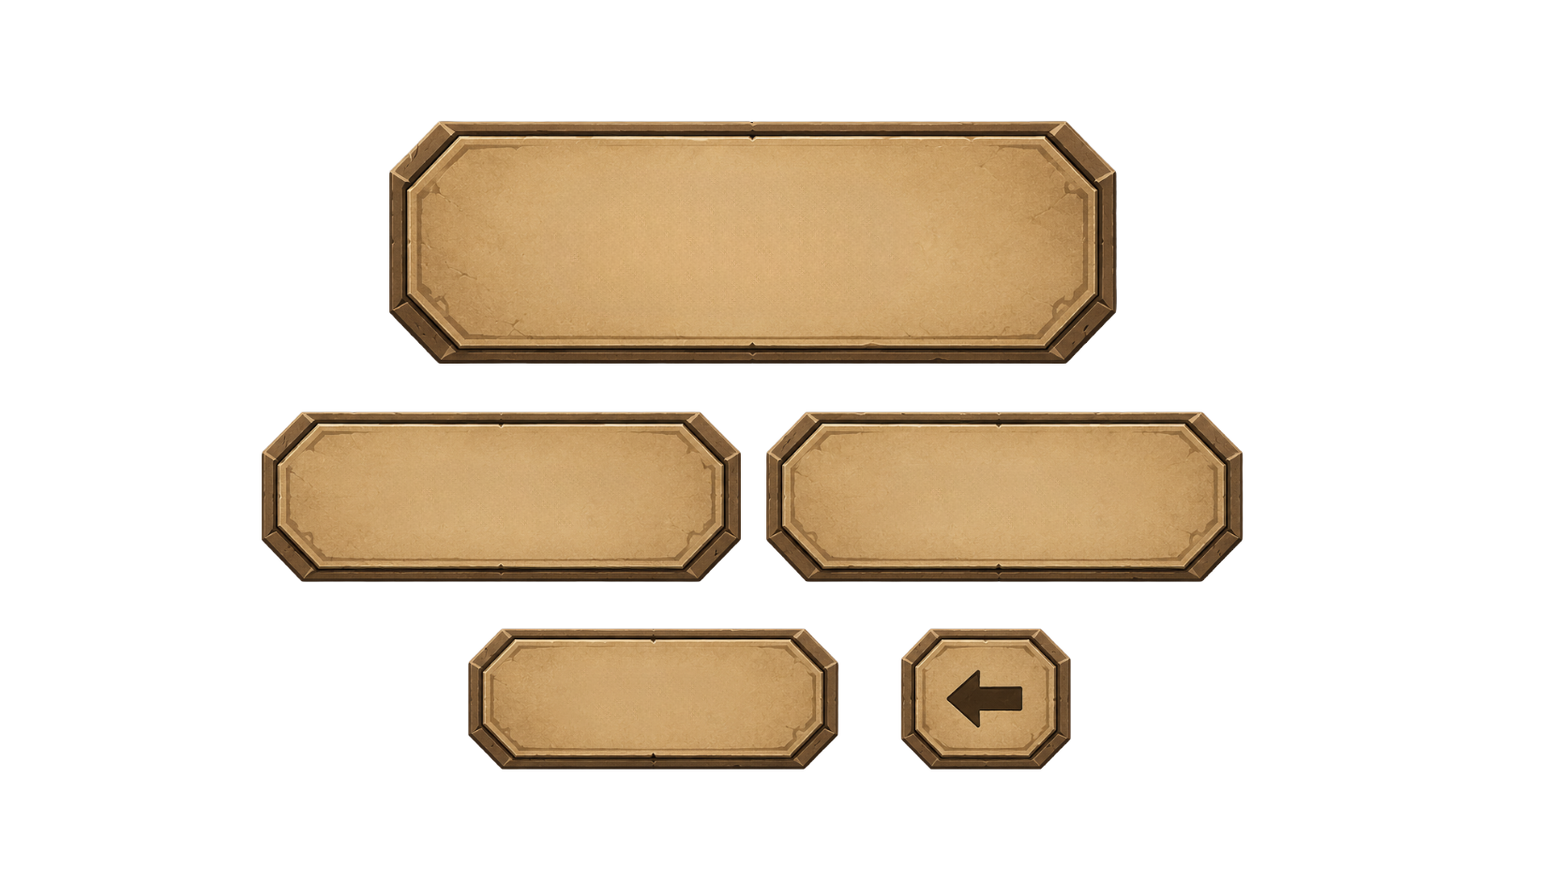
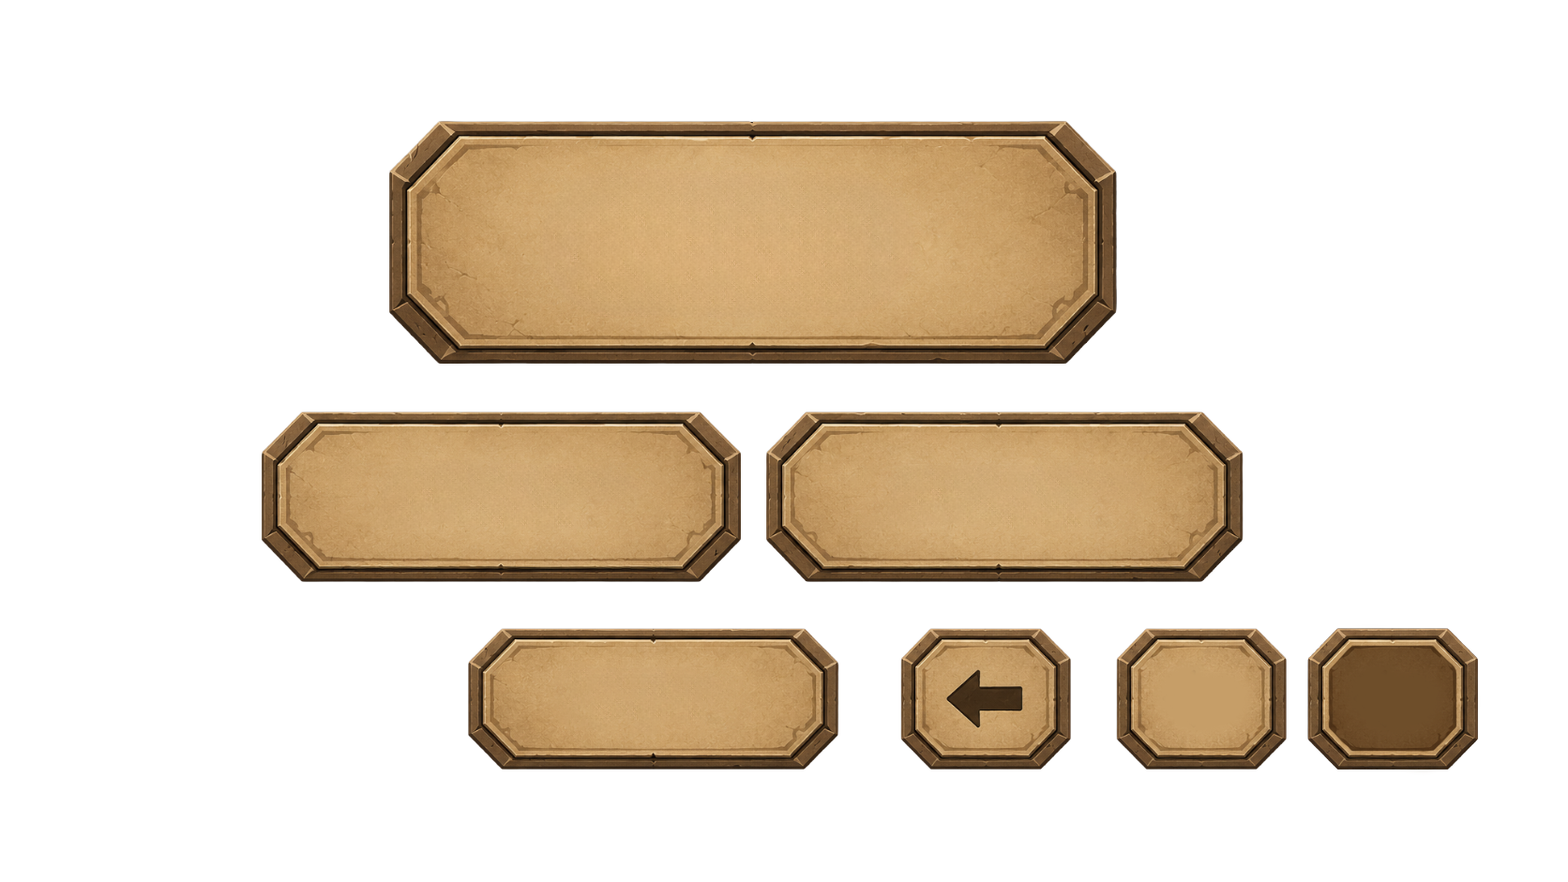
Layer changes from the first (1568, 882) image to the second:
added layer "Capa 3" above "Capa 5" over [1307, 627, 1479, 771]
added layer "Capa 5" (multiply) above "Capa 4" over [1307, 627, 1479, 771]
added layer "Capa 4" (73%) above "Capa 2" over [1307, 627, 1479, 774]
added layer "Capa 2" above "Capa 1" over [1115, 628, 1287, 770]